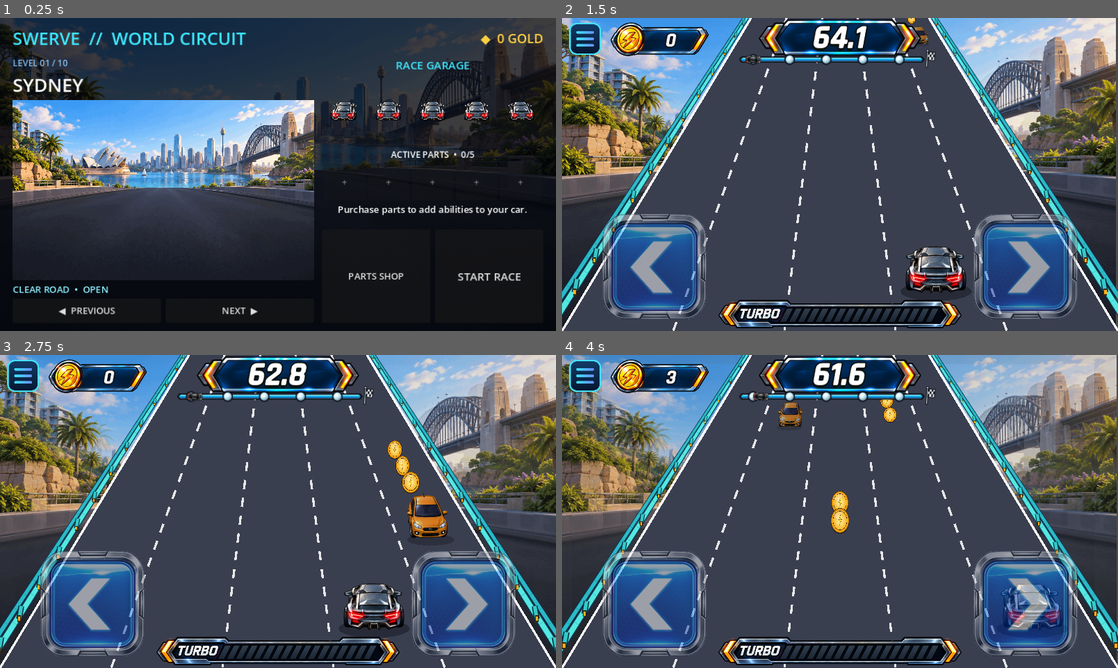
Above: before the commit, frames 1-4 (two rows, left to right).
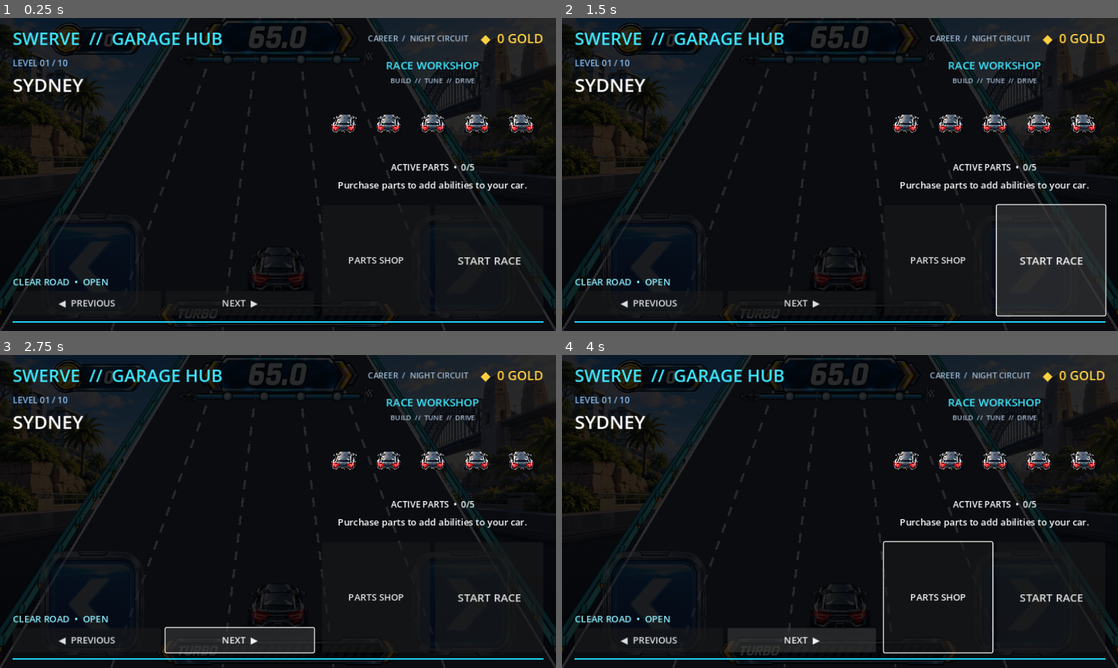
Above: after the commit, the same moments.

Repository: kjs8806/swerve
Game: Godot game, scene res://scenes/Main.tscn
Same seed, same stepped clock (60 frames per second), same inputs: the game is played once before the commit and once after it.
Inputs (mouse positions are in pixels of both pictures, inside the frame that each line leads up to):
- Up to frame 1 (0.25 s): no input
- Up to frame 2 (1.5 s): click "START RACE" at 0.5 s; click (1051, 259) at 1.25 s, where only the run after the commit has a clickable "START RACE"
- Up to frame 3 (2.75 s): click (239, 639) at 2 s, where only the run after the commit has a clickable "NEXT ▶"
- Up to frame 4 (4 s): click (801, 639) at 2.75 s, where only the run after the commit has a clickable "NEXT ▶"; tap Enter at 3.5, 3.6 s; hold Right from 3.53 s (still down); tap Space at 3.77 s

The runs differ from the first frame. In frame 1, 47% of the frame differs, in the area x 0-100%, y 0-100%; in frame 2, 96%; in frame 3, 97%; in frame 4, 98%.
Error after the commit: Parse Error: Function "to_local()" not found in base self. (res://scripts/LevelSelect.gd:62)

Commit message:
Restyle lobby as premium racing garage

Diff:
--- a/godot/scenes/LevelSelect.tscn
+++ b/godot/scenes/LevelSelect.tscn
@@ -29,7 +29,7 @@
 anchor_bottom = 1.0
 grow_horizontal = 2
 grow_vertical = 2
-color = Color(0.004, 0.012, 0.035, 0.76)
+color = Color(0.004, 0.009, 0.016, 0.84)
 
 [node name="Margin" type="MarginContainer" parent="Shade"]
 layout_mode = 1
@@ -55,7 +55,13 @@
 size_flags_horizontal = 3
 theme_override_font_sizes/font_size = 30
 theme_override_colors/font_color = Color(0.24, 0.91, 1, 1)
-text = "SWERVE  //  WORLD CIRCUIT"
+text = "SWERVE  //  GARAGE HUB"
+
+[node name="Mode" type="Label" parent="Shade/Margin/Layout/TopBar"]
+layout_mode = 2
+theme_override_font_sizes/font_size = 14
+theme_override_colors/font_color = Color(0.62, 0.72, 0.83, 1)
+text = "CAREER  /  NIGHT CIRCUIT     "
 
 [node name="Gold" type="Label" parent="Shade/Margin/Layout/TopBar"]
 layout_mode = 2
@@ -68,6 +74,11 @@
 size_flags_vertical = 3
 theme_override_constants/separation = 14
 
+[node name="AccentRail" type="ColorRect" parent="Shade/Margin/Layout"]
+custom_minimum_size = Vector2(0, 3)
+layout_mode = 2
+color = Color(0.125, 0.851, 1, 1)
+
 [node name="CityPanel" type="VBoxContainer" parent="Shade/Margin/Layout/Main"]
 custom_minimum_size = Vector2(520, 0)
 layout_mode = 2
@@ -82,6 +93,7 @@
 [node name="CityName" type="Label" parent="Shade/Margin/Layout/Main/CityPanel"]
 layout_mode = 2
 theme_override_font_sizes/font_size = 32
+theme_override_colors/font_color = Color(1, 1, 1, 1)
 text = "SYDNEY"
 
 [node name="CityPreview" type="TextureRect" parent="Shade/Margin/Layout/Main/CityPanel"]
@@ -121,7 +133,14 @@
 layout_mode = 2
 theme_override_font_sizes/font_size = 19
 theme_override_colors/font_color = Color(0.24, 0.91, 1, 1)
-text = "RACE GARAGE"
+text = "RACE WORKSHOP"
+horizontal_alignment = 1
+
+[node name="GarageKicker" type="Label" parent="Shade/Margin/Layout/Main/GaragePanel"]
+layout_mode = 2
+theme_override_font_sizes/font_size = 12
+theme_override_colors/font_color = Color(0.65, 0.73, 0.82, 1)
+text = "BUILD  //  TUNE  //  DRIVE"
 horizontal_alignment = 1
 
 [node name="CarPreview" type="TextureRect" parent="Shade/Margin/Layout/Main/GaragePanel"]
@@ -184,7 +203,7 @@
 anchor_bottom = 1.0
 grow_horizontal = 2
 grow_vertical = 2
-color = Color(0.003, 0.008, 0.025, 0.96)
+color = Color(0.002, 0.005, 0.011, 0.98)
 
 [node name="Panel" type="PanelContainer" parent="ShopOverlay/Shade"]
 layout_mode = 1
@@ -212,6 +231,17 @@
 theme_override_colors/font_color = Color(0.24, 0.91, 1, 1)
 text = "MIDNIGHT PARTS MARKET"
 
+[node name="Subtitle" type="Label" parent="ShopOverlay/Shade/Panel/Layout"]
+layout_mode = 2
+theme_override_font_sizes/font_size = 13
+theme_override_colors/font_color = Color(0.58, 0.69, 0.8, 1)
+text = "LIMITED INVENTORY  //  PERFORMANCE UPGRADES  //  REFRESH TO REROLL"
+
+[node name="OfferRail" type="ColorRect" parent="ShopOverlay/Shade/Panel/Layout"]
+custom_minimum_size = Vector2(0, 3)
+layout_mode = 2
+color = Color(1, 0.831, 0.278, 1)
+
 [node name="Capacity" type="Label" parent="ShopOverlay/Shade/Panel/Layout/Header"]
 layout_mode = 2
 theme_override_font_sizes/font_size = 18
--- a/godot/scripts/LevelSelect.gd
+++ b/godot/scripts/LevelSelect.gd
@@ -7,6 +7,11 @@
 
 const LOCKED_TINT := Color(0.20, 0.23, 0.31, 0.86)
 const RARITY_COLORS := {"STANDARD": Color("35d8ff"), "TUNED": Color("a968ff"), "PROTOTYPE": Color("ffcf42")}
+const CYAN := Color("20d9ff")
+const YELLOW := Color("ffd447")
+const INK := Color("07101c")
+const PANEL := Color("101b2a")
+const PANEL_HOVER := Color("172b40")
 
 @onready var backdrop: TextureRect = $Backdrop
 @onready var city_name: Label = $Shade/Margin/Layout/Main/CityPanel/CityName
@@ -38,6 +43,9 @@
 
 
 func _ready() -> void:
+	_apply_racing_theme()
+	car_preview.texture = _player_preview()
+	resized.connect(queue_redraw)
 	$Shade/Margin/Layout/Main/CityPanel/Carousel/Previous.pressed.connect(func(): _change_level(-1))
 	$Shade/Margin/Layout/Main/CityPanel/Carousel/Next.pressed.connect(func(): _change_level(1))
 	$Shade/Margin/Layout/Main/GaragePanel/Actions/Shop.pressed.connect(_open_shop)
@@ -45,6 +53,23 @@
 	$ShopOverlay/Shade/Panel/Layout/Actions/Refresh.pressed.connect(func(): shop_refresh_requested.emit())
 	$ShopOverlay/Shade/Panel/Layout/Actions/Sell.pressed.connect(_request_sell)
 	$ShopOverlay/Shade/Panel/Layout/Actions/Close.pressed.connect(func(): shop_overlay.visible = false)
+	queue_redraw()
+
+
+func _draw() -> void:
+	var city_panel: Control = $Shade/Margin/Layout/Main/CityPanel
+	var garage_panel: Control = $Shade/Margin/Layout/Main/GaragePanel
+	var city_rect := Rect2(to_local(city_panel.global_position) - Vector2(10, 9), city_panel.size + Vector2(20, 18))
+	var garage_rect := Rect2(to_local(garage_panel.global_position) - Vector2(10, 9), garage_panel.size + Vector2(20, 18))
+	draw_style_box(_panel_style(Color(PANEL, 0.90), Color("36506a"), 1, 5), city_rect)
+	draw_style_box(_panel_style(Color(PANEL, 0.94), CYAN, 2, 5), garage_rect)
+	var slash_x := garage_rect.position.x + garage_rect.size.x - 62.0
+	draw_colored_polygon(PackedVector2Array([
+		Vector2(slash_x, garage_rect.position.y),
+		Vector2(slash_x + 26.0, garage_rect.position.y),
+		Vector2(slash_x + 62.0, garage_rect.position.y + 5.0),
+		Vector2(slash_x + 36.0, garage_rect.position.y + 5.0),
+	]), YELLOW)
 
 
 func configure(unlocked: int, gold: int, part_ids: Array[String] = [], offer_ids: Array[String] = [], shop_refresh_count: int = 0) -> void:
@@ -76,6 +101,7 @@
 	for slot in range(PartCatalog.MAX_OWNED):
 		var panel := Button.new()
 		panel.custom_minimum_size = Vector2(72, 64)
+		_style_button(panel, false, true)
 		if slot < owned_parts.size():
 			var part := PartCatalog.get_part(owned_parts[slot])
 			panel.icon = PartCatalog.icon(part)
@@ -99,35 +125,41 @@
 	refresh_button.disabled = wallet_gold < PartCatalog.refresh_cost(refresh_count)
 	for part_id in shop_offers:
 		var part := PartCatalog.get_part(part_id)
-		var card := VBoxContainer.new()
+		var card := PanelContainer.new()
 		card.custom_minimum_size = Vector2(215, 250)
+		card.add_theme_stylebox_override("panel", _panel_style(Color("111d2d"), RARITY_COLORS[part["rarity"]], 2, 10))
+		var card_layout := VBoxContainer.new()
+		card_layout.add_theme_constant_override("separation", 6)
+		card.add_child(card_layout)
 		var rarity := Label.new()
-		rarity.text = part["rarity"]
+		rarity.text = "//  %s SPEC" % part["rarity"]
 		rarity.horizontal_alignment = HORIZONTAL_ALIGNMENT_CENTER
 		rarity.add_theme_color_override("font_color", RARITY_COLORS[part["rarity"]])
-		card.add_child(rarity)
+		card_layout.add_child(rarity)
 		var icon := TextureRect.new()
 		icon.custom_minimum_size = Vector2(180, 126)
 		icon.texture = PartCatalog.icon(part)
 		icon.expand_mode = TextureRect.EXPAND_IGNORE_SIZE
 		icon.stretch_mode = TextureRect.STRETCH_KEEP_ASPECT_CENTERED
-		card.add_child(icon)
+		card_layout.add_child(icon)
 		var title := Label.new()
 		title.text = part["name"].to_upper()
 		title.horizontal_alignment = HORIZONTAL_ALIGNMENT_CENTER
 		title.add_theme_font_size_override("font_size", 20)
-		card.add_child(title)
+		card_layout.add_child(title)
 		var description := Label.new()
 		description.text = part["description"]
 		description.autowrap_mode = TextServer.AUTOWRAP_WORD_SMART
 		description.horizontal_alignment = HORIZONTAL_ALIGNMENT_CENTER
 		description.size_flags_vertical = Control.SIZE_EXPAND_FILL
-		card.add_child(description)
+		description.add_theme_color_override("font_color", Color("b8c7d9"))
+		card_layout.add_child(description)
 		var buy := Button.new()
 		buy.text = "BUY  •  %d GOLD" % part["price"]
 		buy.disabled = wallet_gold < int(part["price"]) or owned_parts.size() >= PartCatalog.MAX_OWNED
 		buy.pressed.connect(func(): part_purchase_requested.emit(part_id))
-		card.add_child(buy)
+		_style_button(buy, true)
+		card_layout.add_child(buy)
 		offers.add_child(card)
 	if shop_offers.is_empty():
 		var empty := Label.new()
@@ -147,6 +179,7 @@
 	for slot in range(PartCatalog.MAX_OWNED):
 		var button := Button.new()
 		button.custom_minimum_size = Vector2(72, 64)
+		_style_button(button, false, true)
 		if slot < owned_parts.size():
 			var part_id := owned_parts[slot]
 			var part := PartCatalog.get_part(part_id)
@@ -154,6 +187,8 @@
 			button.expand_icon = true
 			button.tooltip_text = "%s — %s" % [part["name"], part["description"]]
 			button.modulate = Color("47e7ff") if part_id == selected_part else Color.WHITE
+			if part_id == selected_part:
+				button.add_theme_stylebox_override("normal", _panel_style(Color("12344a"), CYAN, 3, 6))
 			button.pressed.connect(func(): _show_active_part(part_id, true))
 		else:
 			button.text = "+"
@@ -233,6 +268,67 @@
 		_: return "CLEAR ROAD  •  %s" % ("CHALLENGING" if selected_level > 5 else "OPEN")
 
 
+func _apply_racing_theme() -> void:
+	var city_panel := $Shade/Margin/Layout/Main/CityPanel
+	var garage_panel := $Shade/Margin/Layout/Main/GaragePanel
+	city_panel.add_theme_constant_override("separation", 7)
+	garage_panel.add_theme_constant_override("separation", 8)
+	$ShopOverlay/Shade/Panel.add_theme_stylebox_override("panel", _panel_style(Color("080f19"), CYAN, 2, 4))
+	for button in [
+		$Shade/Margin/Layout/Main/CityPanel/Carousel/Previous,
+		$Shade/Margin/Layout/Main/CityPanel/Carousel/Next,
+		$Shade/Margin/Layout/Main/GaragePanel/Actions/Shop,
+		$ShopOverlay/Shade/Panel/Layout/Actions/Refresh,
+		$ShopOverlay/Shade/Panel/Layout/Actions/Sell,
+		$ShopOverlay/Shade/Panel/Layout/Actions/Close,
+	]:
+		_style_button(button)
+	_style_button($Shade/Margin/Layout/Main/GaragePanel/Actions/Start, true)
+	$Shade/Margin/Layout/TopBar/Title.add_theme_color_override("font_shadow_color", Color(0, 0, 0, 0.8))
+	$Shade/Margin/Layout/TopBar/Title.add_theme_constant_override("shadow_offset_x", 3)
+	$Shade/Margin/Layout/TopBar/Title.add_theme_constant_override("shadow_offset_y", 3)
+
+
+func _style_button(button: Button, accent: bool = false, compact: bool = false) -> void:
+	var line := YELLOW if accent else CYAN
+	var normal_bg := Color("162332") if not accent else Color("e8b51f")
+	var hover_bg := PANEL_HOVER if not accent else Color("ffd447")
+	button.add_theme_stylebox_override("normal", _panel_style(normal_bg, line, 2, 5))
+	button.add_theme_stylebox_override("hover", _panel_style(hover_bg, line, 3, 5))
+	button.add_theme_stylebox_override("pressed", _panel_style(Color("0c1723"), Color.WHITE, 3, 5))
+	button.add_theme_stylebox_override("disabled", _panel_style(Color("0b121c"), Color("344354"), 1, 5))
+	button.add_theme_color_override("font_color", INK if accent else Color("e8f3ff"))
+	button.add_theme_color_override("font_hover_color", INK if accent else Color.WHITE)
+	button.add_theme_color_override("font_pressed_color", Color.WHITE)
+	button.add_theme_color_override("font_disabled_color", Color("536477"))
+	button.add_theme_font_size_override("font_size", 13 if compact else 16)
+
+
+func _panel_style(background: Color, border: Color, width: int, radius: int) -> StyleBoxFlat:
+	var style := StyleBoxFlat.new()
+	style.bg_color = background
+	style.border_color = border
+	style.set_border_width_all(width)
+	style.corner_radius_top_left = radius
+	style.corner_radius_top_right = radius
+	style.corner_radius_bottom_left = radius
+	style.corner_radius_bottom_right = radius
+	style.content_margin_left = 10
+	style.content_margin_right = 10
+	style.content_margin_top = 8
+	style.content_margin_bottom = 8
+	return style
+
+
+func _player_preview() -> AtlasTexture:
+	var sheet: Texture2D = load("res://assets/vehicles/player-gray-angle-sheet.png")
+	var preview := AtlasTexture.new()
+	preview.atlas = sheet
+	var frame_width := sheet.get_width() / 5.0
+	preview.region = Rect2(frame_width * 2.0, 0, frame_width, sheet.get_height())
+	return preview
+
+
 func _clear(container: Node) -> void:
 	for child in container.get_children():
 		child.queue_free()
